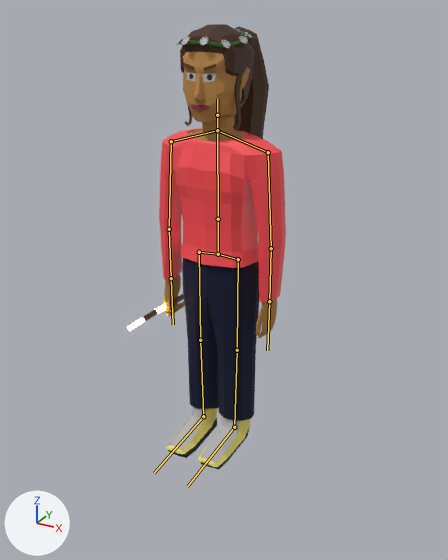
Two versions of the FBX model Assets/Character Models/HeidiCutscene01.fbx, one commit apart.
Both versions are drawn from a 50 mm lens placed at (7.3, -12.96, 11.41), pointed at (-0.56, 1.33, 4.26). The lights are fixed; the arrows at lower left show +X, +Y and +Z. The bones that bend it are drawn over the model as lines.
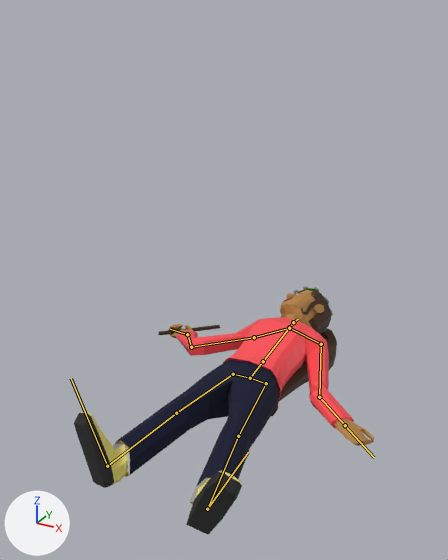
The newer file adds an action. The first version stands in its rest pose; the second is drawn at frame 50 of the action 'PlayAttack'.

Pixel boxes (x1, y1, x2, y2) of what changed, in the pictures (448 x 560 px):
'Cube', posed (88% wider, 44% shorter)
    before: (127, 24, 286, 470)
    after: (74, 286, 374, 535)
bone 'Bone', root to tip
    before: (217, 130) to (218, 219)
    after: (289, 327) to (263, 361)
bone 'Bone.006', root to tip
    before: (199, 252) to (200, 340)
    after: (233, 374) to (176, 413)
bone 'Bone.008', root to tip
    before: (200, 340) to (203, 416)
    after: (176, 413) to (107, 466)
bone 'Bone.010', root to tip
    before: (203, 416) to (154, 473)
    after: (107, 466) to (71, 378)
bone 'Bone.007', root to tip
    before: (238, 259) to (237, 350)
    after: (266, 383) to (238, 436)
bone 'Bone.009', root to tip
    before: (237, 350) to (234, 427)
    after: (238, 436) to (207, 509)
bone 'Bone.001', root to tip
    before: (217, 130) to (217, 115)
    after: (289, 327) to (293, 322)
bone 'Bone.002', root to tip
    before: (217, 115) to (217, 99)
    after: (293, 322) to (298, 319)
bone 'Bone.012', root to tip
    before: (217, 130) to (268, 152)
    after: (289, 328) to (321, 344)
bone 'Bone.014', root to tip
    before: (268, 152) to (271, 248)
    after: (321, 344) to (319, 397)
bone 'Bone.016', root to tip
    before: (271, 248) to (269, 301)
    after: (319, 397) to (345, 425)
bone 'Bone.013', root to tip
    before: (217, 130) to (171, 141)
    after: (289, 328) to (254, 337)
bone 'Bone.015', root to tip
    before: (171, 141) to (169, 229)
    after: (254, 337) to (191, 347)
bone 'Bone.017', root to tip
    before: (169, 229) to (171, 278)
    after: (191, 347) to (187, 334)
bone 'Bone.019', root to tip
    before: (171, 278) to (173, 324)
    after: (187, 334) to (170, 329)

Edits to the bpy script that builds the scene:
```text
Change bone_bone:
    where bone_bone = bpy.data.objects['Armature'].pose.bones['Bone']
    bone_bone.location: (0.0, 0.0, 0.0) -> (0.0, 9.55, -6.4)
    bone_bone.rotation_quaternion: (1.0, 0.0, 0.0, 0.0) -> (0.745, 0.668, 0.0, 0.0)  # degrees (0, 0, 0) -> degrees (84, 0, 0)
Change bone_bone_006:
    where bone_bone_006 = bpy.data.objects['Armature'].pose.bones['Bone.006']  # child of 'Bone.004'
    bone_bone_006.rotation_quaternion: (1.0, 0.0, 0.0, 0.0) -> (0.995, 0.049, 0.005, -0.092)  # degrees (0, 0, 0) -> degrees (6, 1, -11)
Change bone_bone_008:
    where bone_bone_008 = bpy.data.objects['Armature'].pose.bones['Bone.008']  # child of 'Bone.006'
    bone_bone_008.rotation_quaternion: (1.0, 0.0, 0.0, 0.0) -> (0.98, -0.045, 0.189, -0.034)  # degrees (0, 0, 0) -> degrees (-6, 22, -5)
Change bone_bone_010:
    where bone_bone_010 = bpy.data.objects['Armature'].pose.bones['Bone.010']  # child of 'Bone.008'
    bone_bone_010.rotation_quaternion: (1.0, 0.0, 0.0, 0.0) -> (0.999, 0.046, 0.0, 0.0)  # degrees (0, 0, 0) -> degrees (5, 0, 0)
Change bone_bone_007:
    where bone_bone_007 = bpy.data.objects['Armature'].pose.bones['Bone.007']  # child of 'Bone.005'
    bone_bone_007.rotation_quaternion: (1.0, 0.0, 0.0, 0.0) -> (0.996, 0.038, -0.004, 0.075)  # degrees (0, 0, 0) -> degrees (4, -1, 9)
Change bone_bone_009:
    where bone_bone_009 = bpy.data.objects['Armature'].pose.bones['Bone.009']  # child of 'Bone.007'
    bone_bone_009.rotation_quaternion: (1.0, 0.0, 0.0, 0.0) -> (0.974, -0.032, -0.22, 0.037)  # degrees (0, 0, 0) -> degrees (-5, -25, 5)
Change bone_bone_001:
    where bone_bone_001 = bpy.data.objects['Armature'].pose.bones['Bone.001']
    bone_bone_001.location: (0.0, 0.0, 0.0) -> (0.0, -9.55, 6.4)
    bone_bone_001.rotation_quaternion: (1.0, 0.0, 0.0, 0.0) -> (0.745, 0.668, 0.0, 0.0)  # degrees (0, 0, 0) -> degrees (84, 0, 0)
Change bone_bone_002:
    where bone_bone_002 = bpy.data.objects['Armature'].pose.bones['Bone.002']  # child of 'Bone.001'
    bone_bone_002.rotation_quaternion: (1.0, 0.0, 0.0, 0.0) -> (0.948, 0.099, -0.301, -0.007)  # degrees (0, 0, 0) -> degrees (14, -35, -5)
Change bone_bone_012:
    where bone_bone_012 = bpy.data.objects['Armature'].pose.bones['Bone.012']
    bone_bone_012.location: (0.0, 0.0, 0.0) -> (6.4, 2.68, 9.19)
    bone_bone_012.rotation_quaternion: (1.0, 0.0, 0.0, 0.0) -> (0.744, 0.02, -0.644, 0.175)  # degrees (0, 0, 0) -> degrees (-49, -75, 65)
Change bone_bone_014:
    where bone_bone_014 = bpy.data.objects['Armature'].pose.bones['Bone.014']  # child of 'Bone.012'
    bone_bone_014.rotation_quaternion: (1.0, 0.0, 0.0, 0.0) -> (0.935, -0.166, -0.312, -0.021)  # degrees (0, 0, 0) -> degrees (-22, -36, 5)
Change bone_bone_016:
    where bone_bone_016 = bpy.data.objects['Armature'].pose.bones['Bone.016']  # child of 'Bone.014'
    bone_bone_016.rotation_quaternion: (1.0, 0.0, 0.0, 0.0) -> (0.777, -0.033, -0.551, 0.303)  # degrees (0, 0, 0) -> degrees (-45, -57, 68)
Change bone_bone_013:
    where bone_bone_013 = bpy.data.objects['Armature'].pose.bones['Bone.013']
    bone_bone_013.location: (0.0, 0.0, 0.0) -> (-6.4, 2.64, 9.2)
    bone_bone_013.rotation_quaternion: (1.0, 0.0, 0.0, 0.0) -> (0.727, 0.143, 0.669, -0.05)  # degrees (0, 0, 0) -> degrees (66, 81, 50)
Change bone_bone_015:
    where bone_bone_015 = bpy.data.objects['Armature'].pose.bones['Bone.015']  # child of 'Bone.013'
    bone_bone_015.rotation_quaternion: (1.0, 0.0, 0.0, 0.0) -> (0.593, -0.051, 0.721, -0.355)  # degrees (0, 0, 0) -> degrees (86, 125, 59)
Change bone_bone_017:
    where bone_bone_017 = bpy.data.objects['Armature'].pose.bones['Bone.017']  # child of 'Bone.015'
    bone_bone_017.rotation_quaternion: (1.0, 0.0, 0.0, 0.0) -> (0.644, 0.117, -0.137, -0.743)  # degrees (0, 0, 0) -> degrees (21, 0, -98)
Change bone_bone_019:
    where bone_bone_019 = bpy.data.objects['Armature'].pose.bones['Bone.019']  # child of 'Bone.017'
    bone_bone_019.rotation_quaternion: (1.0, 0.0, 0.0, 0.0) -> (0.978, -0.046, -0.002, 0.203)  # degrees (0, 0, 0) -> degrees (-5, 1, 23)
```
